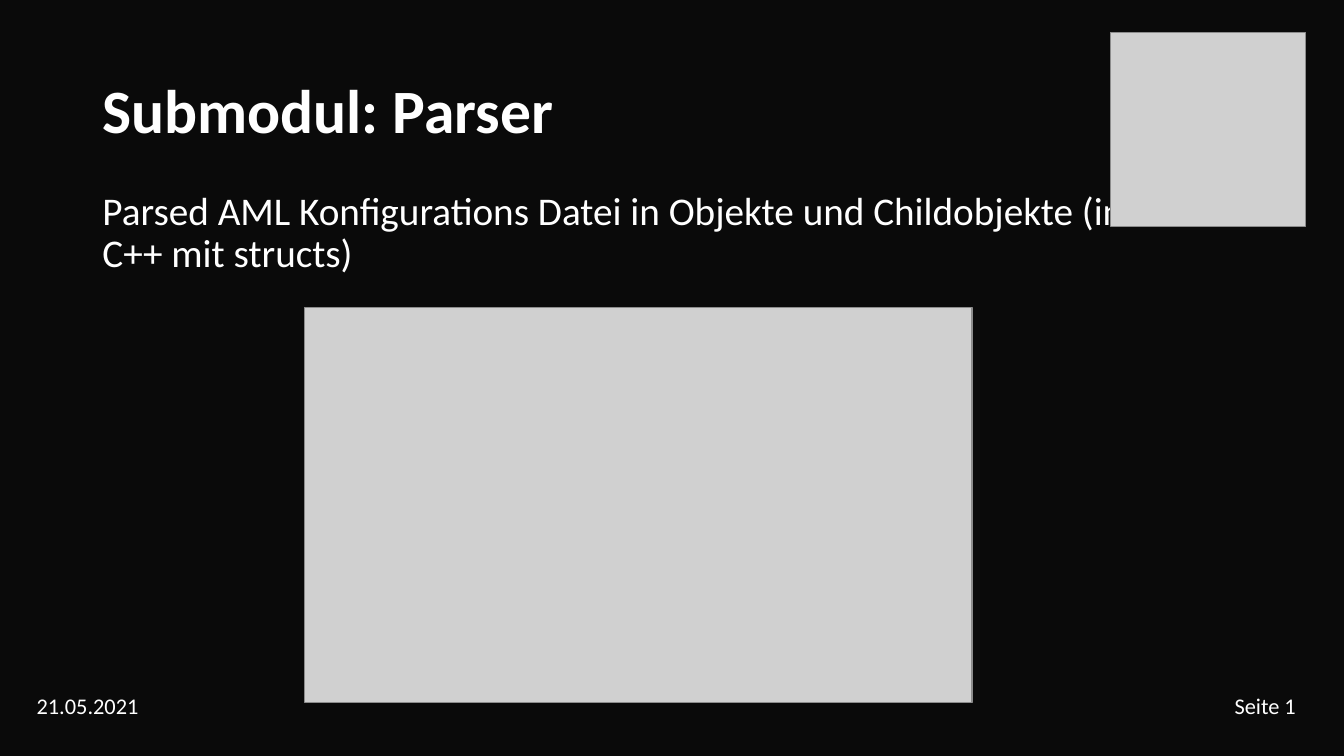
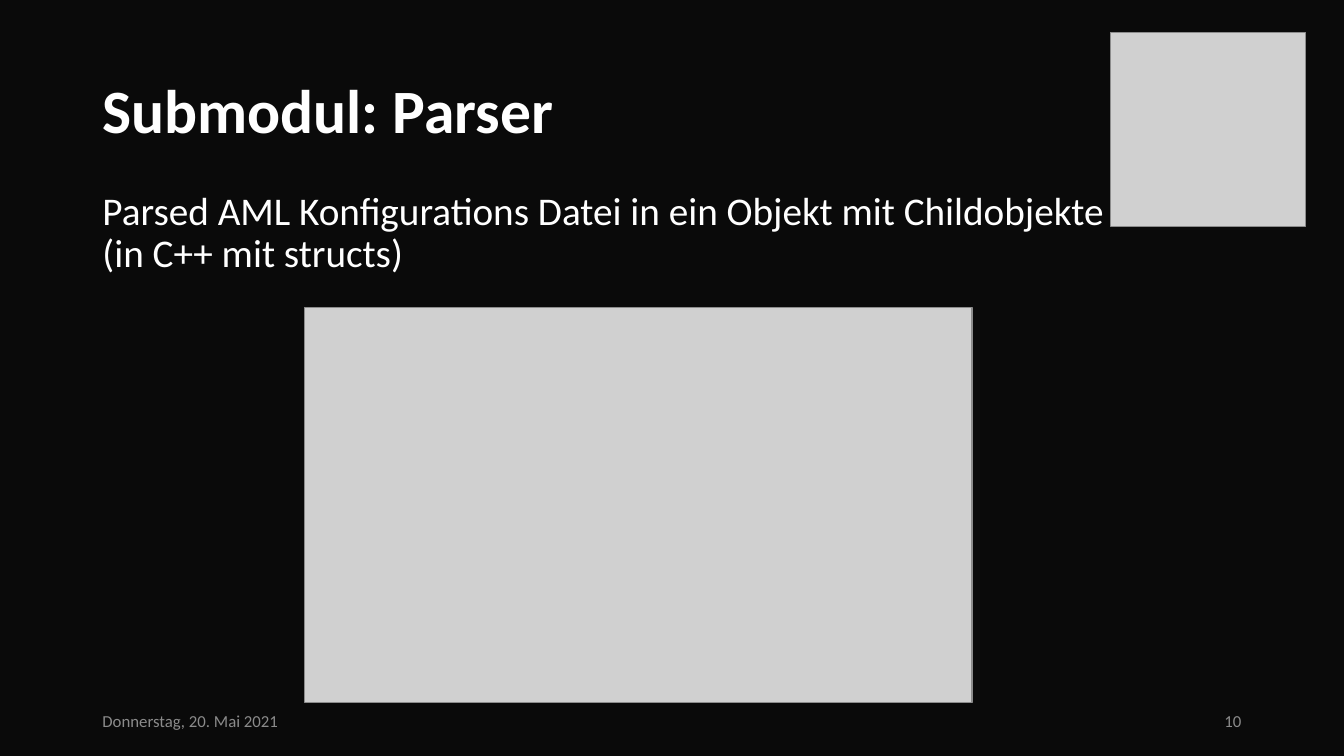
Before and after one commit to ghNico/TINF19C-Team-3-OPC-UA-Server-Farm, a slide deck: slide 10 of PROJECT/Prasentation/Finale_Präsentation_hübsch.pptx. Drawn at 1344x756 pixels with LibreOffice and Linux fonts; fonts in the diff are those of the drawing; grey boxes stand for pictures; background and template pictures are left out; a plain dark background stands for a picture behind light text. Boxes give left, top, right and bottom in pixels: in the first picture for what was removed or moved away, otherwise in the second. Text is boxed around its words. In the diff, an @@ line names an element or a change of style, - is before the commit and + after.

```diff
--- a/PROJECT/Prasentation/Finale_Präsentation_hübsch.pptx
+++ b/PROJECT/Prasentation/Finale_Präsentation_hübsch.pptx
@@ text at (102,197,1104,273): text changed @@
-Parsed AML Konfigurations Datei in Objekte und Childobjekte (in C++ mit structs)
+Parsed AML Konfigurations Datei in ein Objekt mit Childobjekte (in C++ mit structs)
@@ text removed at (37,699,139,714) @@
-21.05.2021
@@ text added at (102,715,278,730), 12 pt, text #8C8C8C @@
+Donnerstag, 20. Mai 2021
@@ page number added at (1224,716,1241,727), 12 pt, text #8C8C8C @@
+10
@@ text removed at (1235,698,1295,714) @@
-Seite 1
```
Also in this commit, not shown: 15 other slides changed, 2 slides added, 1 slide removed, 1 other file.
